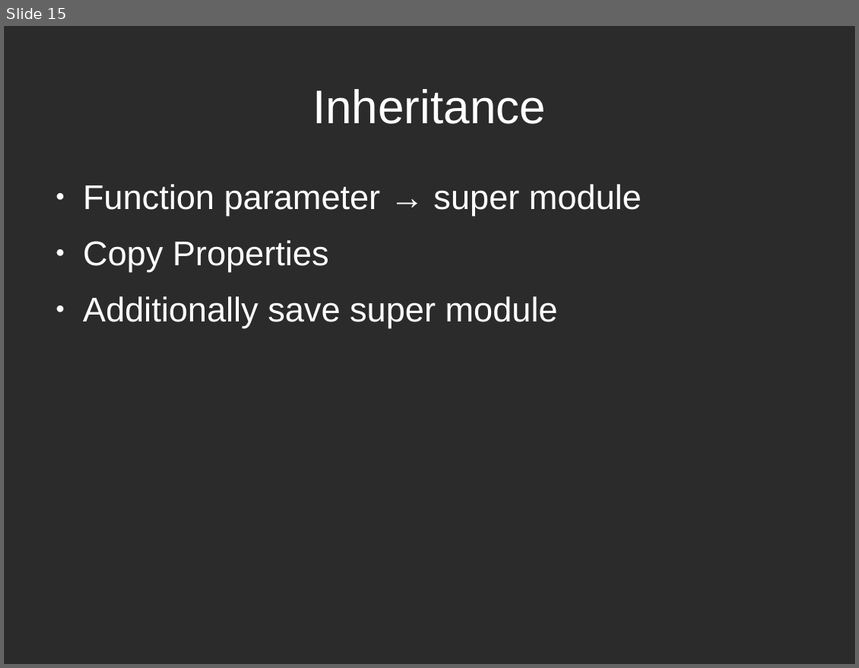
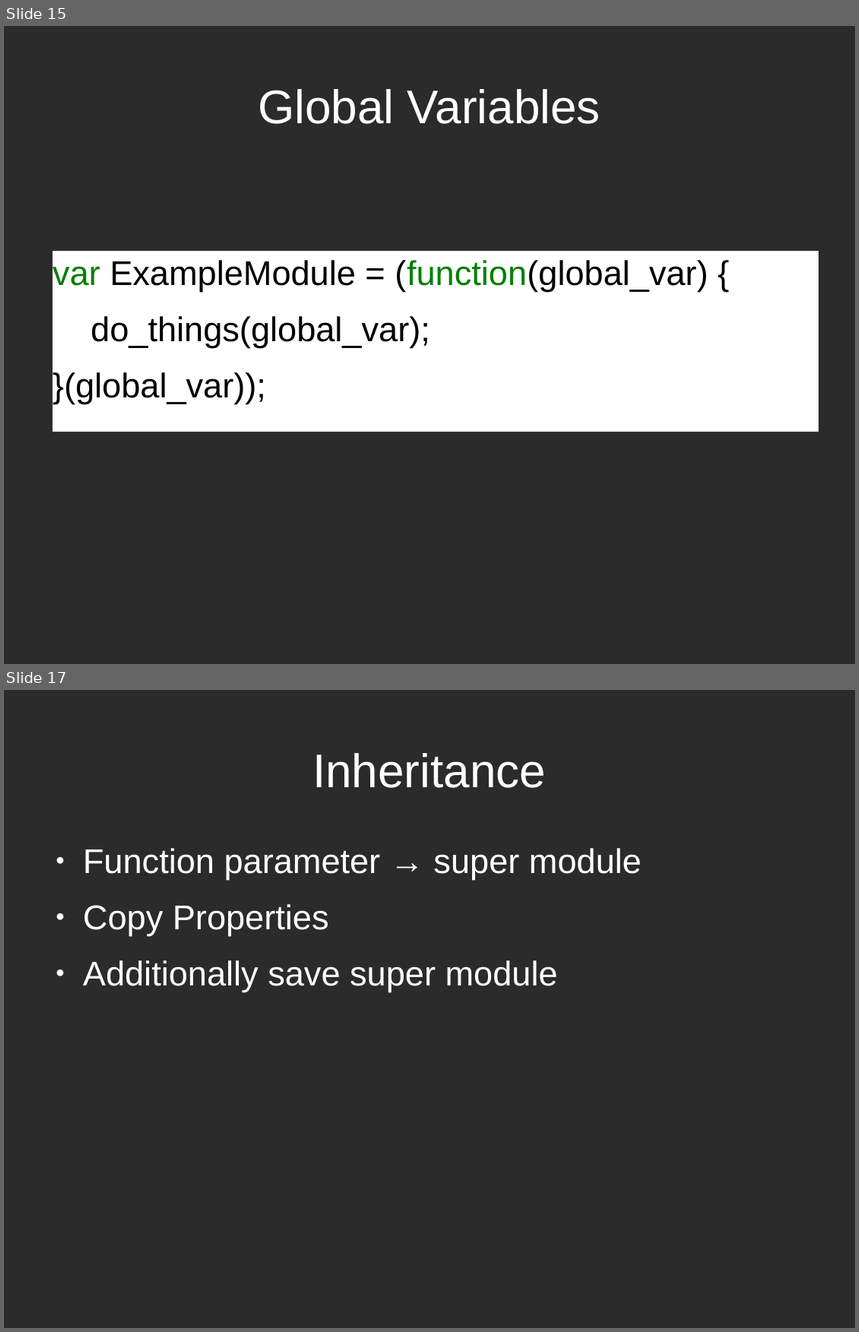
Before and after one commit to sattler/javascript-seminar-2015, a slide deck: presentation/Presentation.odp. Shown one above the other, each under a label of ours: slide 15 before the commit, slides 15 and 17 after it; the slides between them are not shown. The pictures are 859x668 and 859x1332 pixels, drawn with LibreOffice and Linux fonts; fonts in the diff are those of the drawing; background and template pictures are left out; a plain dark background stands for a picture behind light text. Boxes give left, top, right and bottom in pixels: in the first picture for what was removed or moved away, otherwise in the second. Text is boxed around its words. In the diff, an @@ line names an element or a change of style, - is before the commit and + after.

```diff
--- a/presentation/Presentation.odp
+++ b/presentation/Presentation.odp
@@ slide 15 added at box(4, 26, 855, 664), background picture (left out) @@
@@ title added at box(258, 89, 601, 124), 44 pt, text #FFFFFF @@
+Global Variables
@@ text added at box(53, 251, 819, 439), fill #FFFFFF, 32 pt, text #000000 @@
+var ExampleModule = (function(global_var) {
+do_things(global_var);
+}(global_var));
@@ what was slide 15 is now slide 17 @@
```
Also in this commit, not shown: 1 slide changed, 3 other slides added, 2 slides removed.
